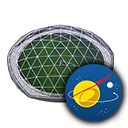
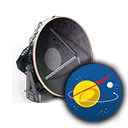
Layer changes from the first (128, 128) image to the second:
added group "corner seal" with 17 layers above "Colonial agriculture" over [7, 15, 114, 103]
moved "NASA_seal.svg" (1st of 5, in "corner seal") into group "corner seal" over [65, 64, 114, 103]
added group "colonial-coms" with 1 layers in group "corner seal" over [12, 15, 102, 103]
added layer "iso shot" in group "colonial-coms" over [12, 15, 102, 103]
hid group "Colonial agriculture" (1 layers) over [7, 24, 114, 103]
